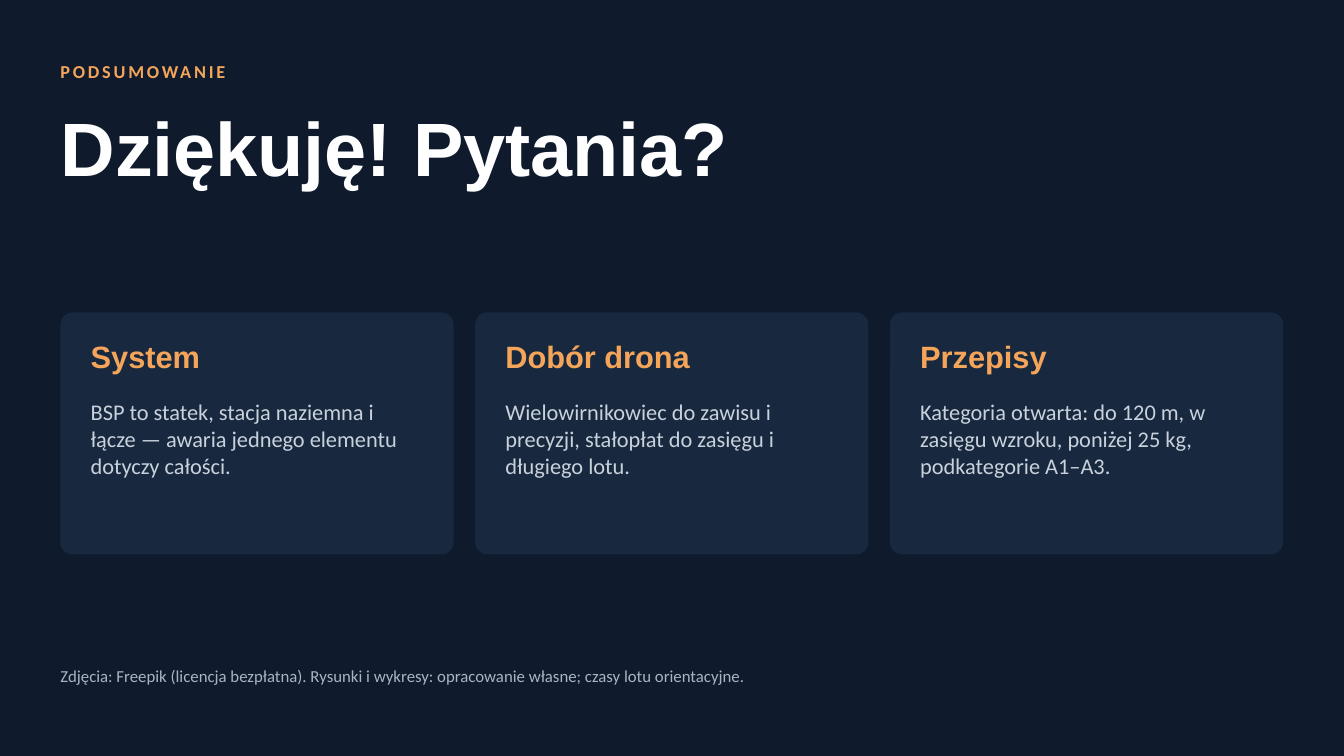
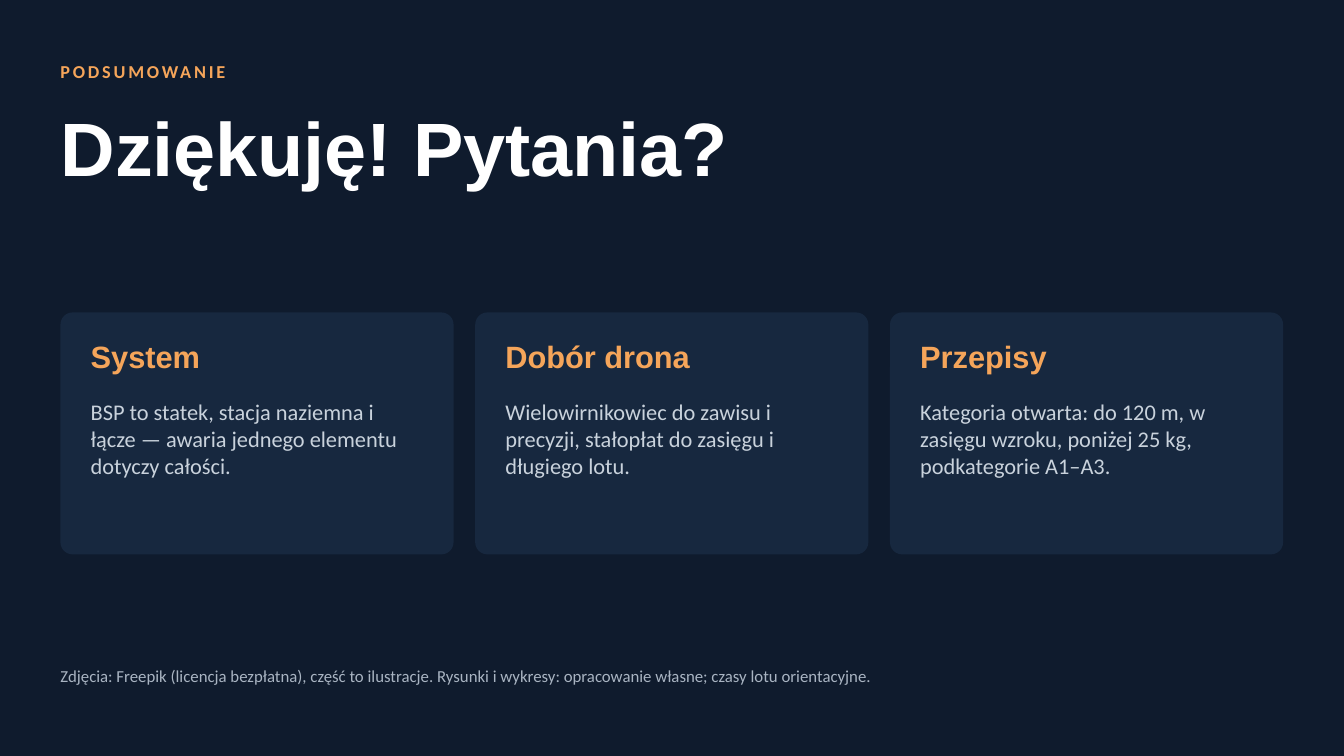
Before and after one commit to Pawel202685/psychic-octo-invention, a slide deck: slide 30 of Ogolna_wiedza_o_BSP.pptx (slide 15 before the commit). Drawn at 1344x756 pixels with LibreOffice and Linux fonts; fonts in the diff are those of the drawing. Boxes give left, top, right and bottom in pixels: in the first picture for what was removed or moved away, otherwise in the second. Text is boxed around its words. In the diff, an @@ line names an element or a change of style, - is before the commit and + after.

```diff
--- a/Ogolna_wiedza_o_BSP.pptx
+++ b/Ogolna_wiedza_o_BSP.pptx
@@ text at [60,670,871,685]: text changed @@
-Zdjęcia: Freepik (licencja bezpłatna). Rysunki i wykresy: opracowanie własne; czasy lotu orientacyjne.
+Zdjęcia: Freepik (licencja bezpłatna), część to ilustracje. Rysunki i wykresy: opracowanie własne; czasy lotu orientacyjne.
```
Also in this commit, not shown: 5 other slides changed, 15 slides added.
